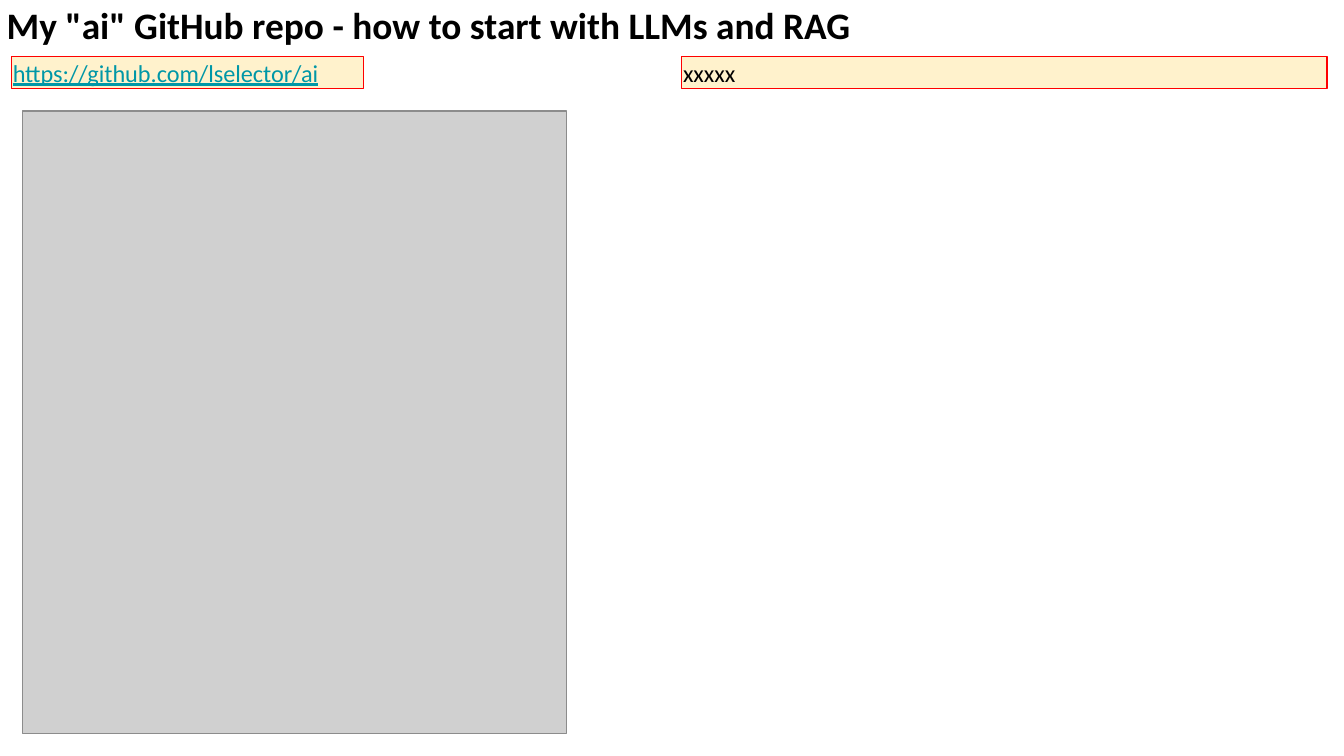
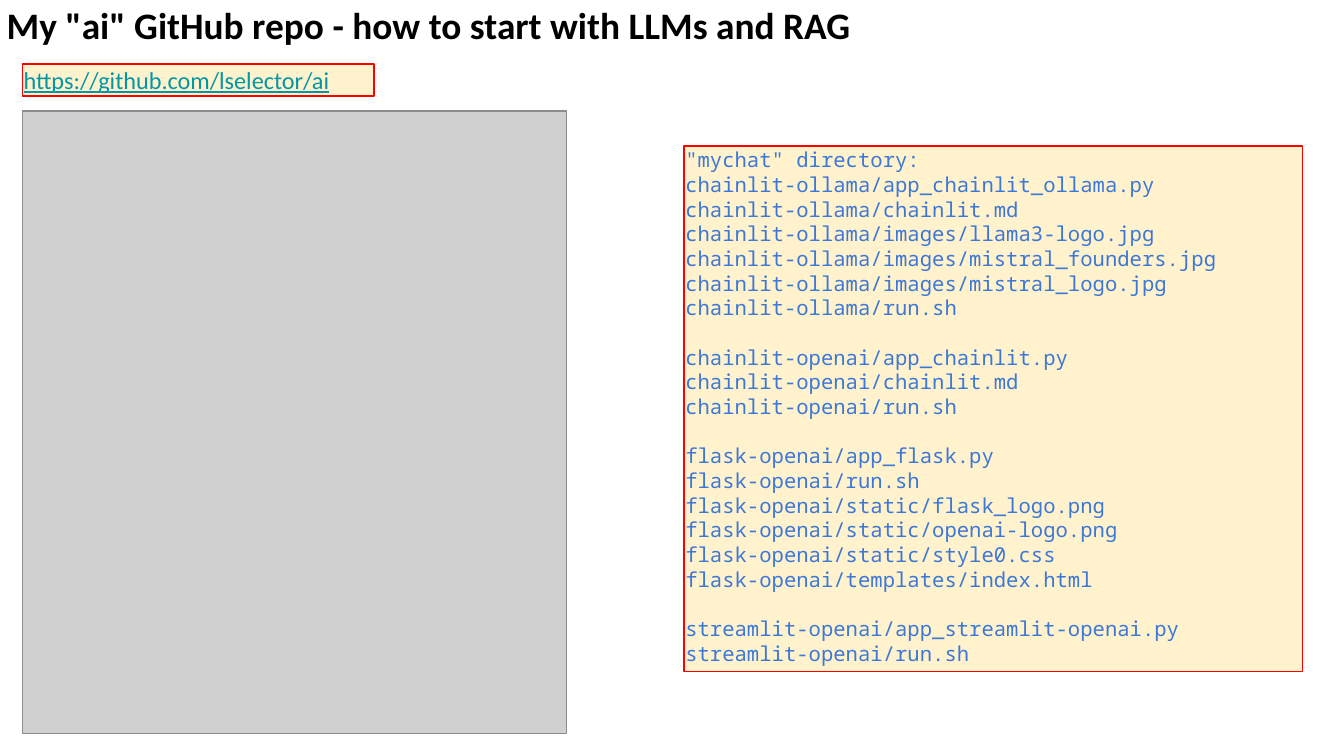
Before and after one commit to lselector/seminar, a slide deck: slide 12 of 2024/2024-05-10-AI-Updates.pptx (slide 10 before the commit). Drawn at 1344x756 pixels with LibreOffice and Linux fonts; fonts in the diff are those of the drawing; grey boxes stand for pictures. Boxes give left, top, right and bottom in pixels: in the first picture for what was removed or moved away, otherwise in the second. Text is boxed around its words. In the diff, an @@ line names an element or a change of style, - is before the commit and + after.

```diff
--- a/2024/2024-05-10-AI-Updates.pptx
+++ b/2024/2024-05-10-AI-Updates.pptx
@@ rectangle removed at (x1=681, y1=56, x2=1327, y2=89) @@
-xxxxx
@@ rectangle "https://github.com/lselector/ai" moved from (x1=12, y1=56, x2=364, y2=89) to (x1=23, y1=65, x2=375, y2=97) @@
@@ rectangle added at (x1=684, y1=146, x2=1302, y2=672), fill #FFF2CC, outline #FF0000 0.75 pt, 11 pt, text #3C78D8 @@
+"mychat" directory:
+chainlit-ollama/app_chainlit_ollama.py
+chainlit-ollama/chainlit.md
+chainlit-ollama/images/llama3-logo.jpg
+chainlit-ollama/images/mistral_founders.jpg
+chainlit-ollama/images/mistral_logo.jpg
+chainlit-ollama/run.sh
+chainlit-openai/app_chainlit.py
+chainlit-openai/chainlit.md
+chainlit-openai/run.sh
+flask-openai/app_flask.py
+flask-openai/run.sh
+flask-openai/static/flask_logo.png
+flask-openai/static/openai-logo.png
+flask-openai/static/style0.css
+flask-openai/templates/index.html
+streamlit-openai/app_streamlit-openai.py
+streamlit-openai/run.sh
```
Also in this commit, not shown: 6 other slides changed, 4 slides added.
